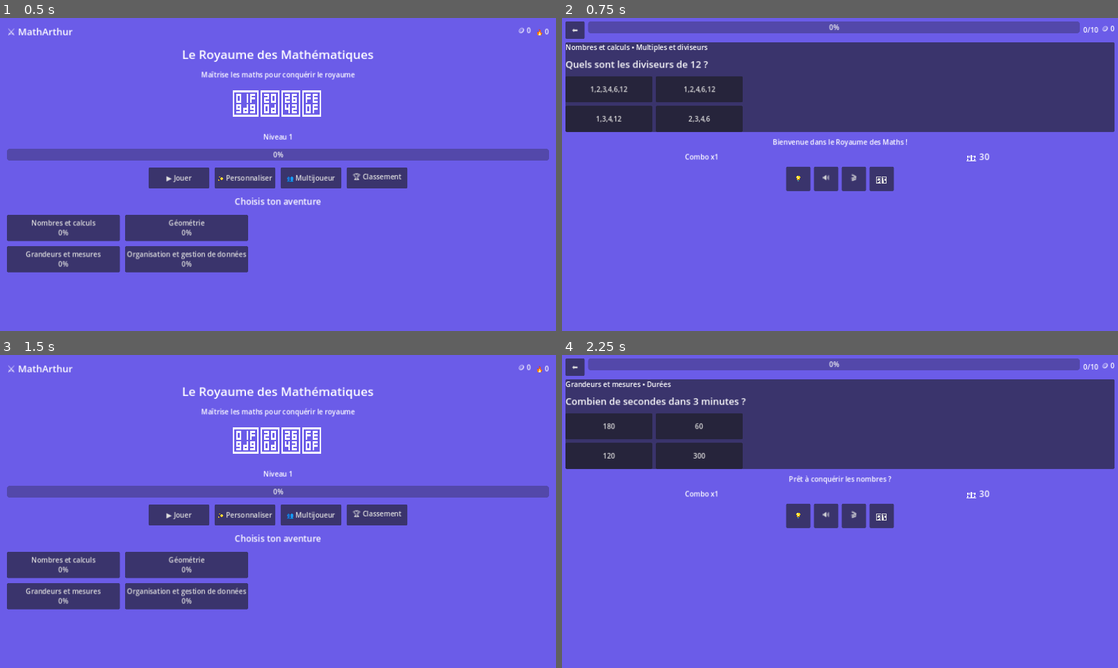
Above: before the commit, frames 1-4 (two rows, left to right).
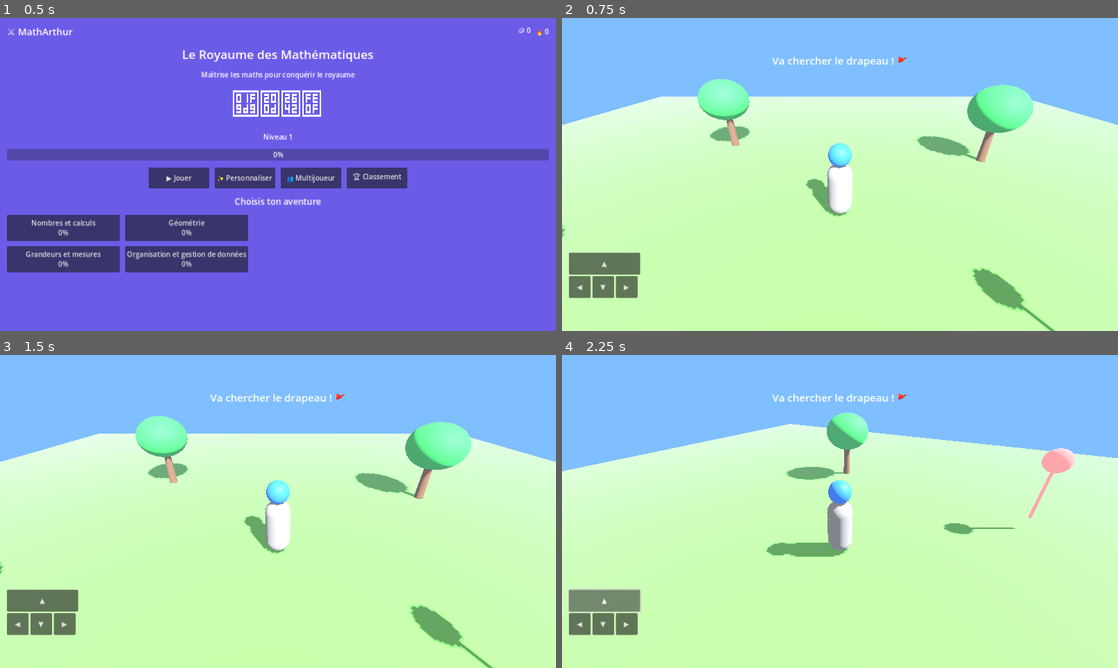
Above: after the commit, the same moments.

Repository: MonsieurHage/matharthur
Game: Godot game, scene res://scenes/MainMenu.tscn
The game is run twice, just before and just after one commit, with the same random seed, the same clock (stepped at 60 frames per second) and the same inputs.
Inputs (mouse positions are in pixels of both pictures, inside the frame that each line leads up to):
- Up to frame 1 (0.5 s): no input
- Up to frame 2 (0.75 s): click "▶️ Jouer" at 0.5 s
- Up to frame 3 (1.5 s): click (11, 367) at 1.25 s, where only the run before the commit has a clickable "⬅️"
- Up to frame 4 (2.25 s): click (606, 599) at 2 s, where only the run after the commit has a clickable "▲"

Frame 1 is identical in both runs. In frame 2, 100% of the frame differs, in the area x 0-100%, y 0-100%; in frame 3, 100%; in frame 4, 100%.
Error after the commit: Invalid access to property or key 'button_down' on a base object of type 'null instance'. (res://scripts/ui/Mission.gd:67)

Commit message:
feat: mission 3D Roblox-like (drapeau), UI jolie, boutons nommes, reponses melangees

Diff:
--- /dev/null
+++ b/scenes/Mission.tscn
@@ -0,0 +1,405 @@
+[gd_scene load_steps=4 format=3]
+
+[ext_resource type="Script" path="res://scripts/ui/Mission.gd" id="1"]
+
+[sub_resource type="StyleBoxFlat" id="StyleBox_Card"]
+bg_color = Color(1, 1, 1, 0.95)
+corner_radius_top_left = 16
+corner_radius_top_right = 16
+corner_radius_bottom_left = 16
+corner_radius_bottom_right = 16
+shadow_color = Color(0, 0, 0, 0.2)
+shadow_size = 8
+
+[sub_resource type="Environment" id="Environment_1"]
+background_mode = 1
+background_color = Color(0.5, 0.75, 1.0, 1)
+ambient_light_source = 2
+ambient_light_color = Color(1, 1, 1, 1)
+ambient_light_energy = 0.8
+fog_enabled = true
+fog_light_color = Color(0.7, 0.85, 1.0, 1)
+fog_density = 0.01
+
+[sub_resource type="StandardMaterial3D" id="Mat_Ground"]
+albedo_color = Color(0.4, 0.7, 0.3, 1)
+roughness = 0.9
+
+[sub_resource type="PlaneMesh" id="PlaneMesh_1"]
+size = Vector2(40, 40)
+material = SubResource("Mat_Ground")
+
+[sub_resource type="BoxShape3D" id="BoxShape_Ground"]
+size = Vector3(40, 0.1, 40)
+
+[sub_resource type="CapsuleMesh" id="CapsuleMesh_1"]
+radius = 0.4
+height = 1.8
+
+[sub_resource type="CapsuleShape3D" id="CapsuleShape_1"]
+radius = 0.4
+height = 1.8
+
+[sub_resource type="StandardMaterial3D" id="Mat_Flag"]
+albedo_color = Color(1, 0.2, 0.2, 1)
+emission_enabled = true
+emission = Color(1, 0.3, 0.3, 1)
+emission_energy_multiplier = 2.0
+
+[sub_resource type="CylinderMesh" id="CylinderMesh_Flag"]
+top_radius = 0.05
+bottom_radius = 0.05
+height = 2.0
+material = SubResource("Mat_Flag")
+
+[sub_resource type="SphereMesh" id="SphereMesh_Flag"]
+radius = 0.4
+height = 0.8
+material = SubResource("Mat_Flag")
+
+[sub_resource type="StandardMaterial3D" id="Mat_Head"]
+albedo_color = Color(0.2, 0.5, 1.0, 1)
+roughness = 0.5
+
+[sub_resource type="StandardMaterial3D" id="Mat_Leaves"]
+albedo_color = Color(0.2, 0.7, 0.3, 1)
+roughness = 0.7
+
+[sub_resource type="SphereMesh" id="SphereMesh_Leaves"]
+radius = 1.2
+height = 2.0
+material = SubResource("Mat_Leaves")
+
+[sub_resource type="StandardMaterial3D" id="Mat_Trunk"]
+albedo_color = Color(0.45, 0.3, 0.15, 1)
+roughness = 0.9
+
+[sub_resource type="CylinderMesh" id="CylinderMesh_Trunk"]
+top_radius = 0.15
+bottom_radius = 0.2
+height = 2.0
+material = SubResource("Mat_Trunk")
+
+[sub_resource type="SphereMesh" id="SphereMesh_Head"]
+radius = 0.35
+height = 0.7
+material = SubResource("Mat_Head")
+
+[node name="Mission" type="Node3D"]
+script = ExtResource("1")
+
+[node name="WorldEnvironment" type="WorldEnvironment" parent="."]
+environment = SubResource("Environment_1")
+
+[node name="Sun" type="DirectionalLight3D" parent="."]
+transform = Transform3D(0.866, -0.354, 0.354, 0, 0.707, 0.707, -0.5, -0.612, 0.612, 0, 10, 0)
+light_energy = 1.3
+shadow_enabled = true
+
+[node name="World" type="Node3D" parent="."]
+
+[node name="Trees" type="Node3D" parent="World"]
+
+[node name="Tree1" type="Node3D" parent="World/Trees"]
+transform = Transform3D(1, 0, 0, 0, 1, 0, 0, 0, 1, -6, 0, -6)
+
+[node name="Trunk1" type="MeshInstance3D" parent="World/Trees/Tree1"]
+transform = Transform3D(1, 0, 0, 0, 1, 0, 0, 0, 1, 0, 1, 0)
+mesh = SubResource("CylinderMesh_Trunk")
+
+[node name="Leaves1" type="MeshInstance3D" parent="World/Trees/Tree1"]
+transform = Transform3D(1, 0, 0, 0, 1, 0, 0, 0, 1, 0, 2.5, 0)
+mesh = SubResource("SphereMesh_Leaves")
+
+[node name="Tree2" type="Node3D" parent="World/Trees"]
+transform = Transform3D(1, 0, 0, 0, 1, 0, 0, 0, 1, 7, 0, -4)
+
+[node name="Trunk2" type="MeshInstance3D" parent="World/Trees/Tree2"]
+transform = Transform3D(1, 0, 0, 0, 1, 0, 0, 0, 1, 0, 1, 0)
+mesh = SubResource("CylinderMesh_Trunk")
+
+[node name="Leaves2" type="MeshInstance3D" parent="World/Trees/Tree2"]
+transform = Transform3D(1, 0, 0, 0, 1, 0, 0, 0, 1, 0, 2.5, 0)
+mesh = SubResource("SphereMesh_Leaves")
+
+[node name="Tree3" type="Node3D" parent="World/Trees"]
+transform = Transform3D(1, 0, 0, 0, 1, 0, 0, 0, 1, -8, 0, 4)
+
+[node name="Trunk3" type="MeshInstance3D" parent="World/Trees/Tree3"]
+transform = Transform3D(1, 0, 0, 0, 1, 0, 0, 0, 1, 0, 1, 0)
+mesh = SubResource("CylinderMesh_Trunk")
+
+[node name="Leaves3" type="MeshInstance3D" parent="World/Trees/Tree3"]
+transform = Transform3D(1, 0, 0, 0, 1, 0, 0, 0, 1, 0, 2.5, 0)
+mesh = SubResource("SphereMesh_Leaves")
+
+[node name="Ground" type="StaticBody3D" parent="World"]
+
+[node name="Mesh" type="MeshInstance3D" parent="World/Ground"]
+mesh = SubResource("PlaneMesh_1")
+
+[node name="Collision" type="CollisionShape3D" parent="World/Ground"]
+shape = SubResource("BoxShape_Ground")
+
+[node name="Player" type="CharacterBody3D" parent="World"]
+transform = Transform3D(1, 0, 0, 0, 1, 0, 0, 0, 1, 0, 1, 0)
+
+[node name="Body" type="MeshInstance3D" parent="World/Player"]
+mesh = SubResource("CapsuleMesh_1")
+
+[node name="Head" type="MeshInstance3D" parent="World/Player"]
+transform = Transform3D(1, 0, 0, 0, 1, 0, 0, 0, 1, 0, 1.2, 0)
+mesh = SubResource("SphereMesh_Head")
+
+[node name="Collision" type="CollisionShape3D" parent="World/Player"]
+shape = SubResource("CapsuleShape_1")
+
+[node name="Camera3D" type="Camera3D" parent="World/Player"]
+transform = Transform3D(1, 0, 0, 0, 0.866, 0.5, 0, -0.5, 0.866, 0, 4, 6)
+fov = 70.0
+
+[node name="Flag" type="Area3D" parent="World"]
+transform = Transform3D(1, 0, 0, 0, 1, 0, 0, 0, 1, 5, 0.5, 5)
+
+[node name="Pole" type="MeshInstance3D" parent="World/Flag"]
+transform = Transform3D(1, 0, 0, 0, 1, 0, 0, 0, 1, 0, 1, 0)
+mesh = SubResource("CylinderMesh_Flag")
+
+[node name="Top" type="MeshInstance3D" parent="World/Flag"]
+transform = Transform3D(1, 0, 0, 0, 1, 0, 0, 0, 1, 0, 2.2, 0)
+mesh = SubResource("SphereMesh_Flag")
+
+[node name="Collision" type="CollisionShape3D" parent="World/Flag"]
+transform = Transform3D(1, 0, 0, 0, 1, 0, 0, 0, 1, 0, 1, 0)
+shape = SubResource("CapsuleShape_1")
+
+[node name="UI" type="CanvasLayer" parent="."]
+
+[node name="Controls" type="VBoxContainer" parent="UI"]
+anchors_preset = 2
+anchor_top = 1.0
+anchor_bottom = 1.0
+offset_left = 16.0
+offset_top = -180.0
+offset_right = 180.0
+offset_bottom = -16.0
+theme_override_constants/separation = 4
+
+[node name="Up" type="Button" parent="UI/Controls"]
+layout_mode = 2
+text = "▲"
+custom_minimum_size = Vector2(50, 50)
+
+[node name="Mid" type="HBoxContainer" parent="UI/Controls"]
+layout_mode = 2
+theme_override_constants/separation = 4
+
+[node name="Left" type="Button" parent="UI/Controls/Mid"]
+layout_mode = 2
+text = "◀"
+custom_minimum_size = Vector2(50, 50)
+
+[node name="Down" type="Button" parent="UI/Controls/Mid"]
+layout_mode = 2
+text = "▼"
+custom_minimum_size = Vector2(50, 50)
+
+[node name="Right" type="Button" parent="UI/Controls/Mid"]
+layout_mode = 2
+text = "▶"
+custom_minimum_size = Vector2(50, 50)
+
+[node name="MissionLabel" type="Label" parent="UI"]
+anchors_preset = 5
+anchor_left = 0.5
+anchor_right = 0.5
+offset_left = -200.0
+offset_top = 80.0
+offset_right = 200.0
+offset_bottom = 120.0
+text = "Va chercher le drapeau ! 🚩"
+horizontal_alignment = 1
+theme_override_font_sizes/font_size = 24
+
+[node name="Root" type="MarginContainer" parent="UI"]
+visible = false
+anchors_preset = 15
+anchor_right = 1.0
+anchor_bottom = 1.0
+offset_left = 8.0
+offset_top = 8.0
+offset_right = -8.0
+offset_bottom = -8.0
+
+[node name="VBox" type="VBoxContainer" parent="UI/Root"]
+layout_mode = 2
+theme_override_constants/separation = 8
+
+[node name="TopBar" type="HBoxContainer" parent="UI/Root/VBox"]
+layout_mode = 2
+theme_override_constants/separation = 8
+
+[node name="BackBtn" type="Button" parent="UI/Root/VBox/TopBar"]
+layout_mode = 2
+text = "⬅️ Menu"
+custom_minimum_size = Vector2(90, 40)
+
+[node name="ProgressWrap" type="HBoxContainer" parent="UI/Root/VBox/TopBar"]
+layout_mode = 2
+size_flags_horizontal = 3
+theme_override_constants/separation = 8
+
+[node name="ProgressBar" type="ProgressBar" parent="UI/Root/VBox/TopBar/ProgressWrap"]
+layout_mode = 2
+size_flags_horizontal = 3
+max_value = 10.0
+value = 0.0
+
+[node name="ProgressText" type="Label" parent="UI/Root/VBox/TopBar/ProgressWrap"]
+layout_mode = 2
+text = "0/10"
+
+[node name="Wallet" type="Label" parent="UI/Root/VBox/TopBar"]
+layout_mode = 2
+text = "🪙 0"
+
+[node name="Scroll" type="ScrollContainer" parent="UI/Root/VBox"]
+layout_mode = 2
+size_flags_vertical = 3
+
+[node name="Content" type="VBoxContainer" parent="UI/Root/VBox/Scroll"]
+layout_mode = 2
+size_flags_horizontal = 3
+theme_override_constants/separation = 12
+
+[node name="QuestionCard" type="PanelContainer" parent="UI/Root/VBox/Scroll/Content"]
+layout_mode = 2
+theme_override_styles/panel = SubResource("StyleBox_Card")
+
+[node name="VBox" type="VBoxContainer" parent="UI/Root/VBox/Scroll/Content/QuestionCard"]
+layout_mode = 2
+theme_override_constants/separation = 12
+
+[node name="DomainTag" type="Label" parent="UI/Root/VBox/Scroll/Content/QuestionCard/VBox"]
+layout_mode = 2
+text = "Nombres"
+
+[node name="QuestionText" type="Label" parent="UI/Root/VBox/Scroll/Content/QuestionCard/VBox"]
+layout_mode = 2
+text = "..."
+theme_override_font_sizes/font_size = 22
+autowrap_mode = 2
+
+[node name="Answers" type="GridContainer" parent="UI/Root/VBox/Scroll/Content/QuestionCard/VBox"]
+layout_mode = 2
+columns = 2
+theme_override_constants/h_separation = 8
+theme_override_constants/v_separation = 8
+
+[node name="HintArea" type="Label" parent="UI/Root/VBox/Scroll/Content/QuestionCard/VBox"]
+layout_mode = 2
+text = ""
+visible = false
+autowrap_mode = 2
+
+[node name="SidePanel" type="VBoxContainer" parent="UI/Root/VBox/Scroll/Content"]
+layout_mode = 2
+theme_override_constants/separation = 8
+
+[node name="Encouragement" type="Label" parent="UI/Root/VBox/Scroll/Content/SidePanel"]
+layout_mode = 2
+text = "Tu peux le faire ! 💪"
+horizontal_alignment = 1
+autowrap_mode = 2
+
+[node name="Row" type="HBoxContainer" parent="UI/Root/VBox/Scroll/Content/SidePanel"]
+layout_mode = 2
+theme_override_constants/separation = 8
+
+[node name="Combo" type="Label" parent="UI/Root/VBox/Scroll/Content/SidePanel/Row"]
+layout_mode = 2
+size_flags_horizontal = 3
+text = "Combo x1"
+horizontal_alignment = 1
+
+[node name="Timer" type="Label" parent="UI/Root/VBox/Scroll/Content/SidePanel/Row"]
+layout_mode = 2
+size_flags_horizontal = 3
+text = "⏱️ 30"
+horizontal_alignment = 1
+theme_override_font_sizes/font_size = 20
+
+[node name="Helpers" type="HFlowContainer" parent="UI/Root/VBox/Scroll/Content/SidePanel"]
+layout_mode = 2
+alignment = 1
+theme_override_constants/h_separation = 8
+theme_override_constants/v_separation = 8
+
+[node name="HintBtn" type="Button" parent="UI/Root/VBox/Scroll/Content/SidePanel/Helpers"]
+layout_mode = 2
+text = "💡 Indice"
+custom_minimum_size = Vector2(100, 44)
+
+[node name="ExplainBtn" type="Button" parent="UI/Root/VBox/Scroll/Content/SidePanel/Helpers"]
+layout_mode = 2
+text = "🔊 Explication"
+custom_minimum_size = Vector2(120, 44)
+
+[node name="VideoBtn" type="Button" parent="UI/Root/VBox/Scroll/Content/SidePanel/Helpers"]
+layout_mode = 2
+text = "🎬 Vidéo"
+custom_minimum_size = Vector2(90, 44)
+
+[node name="SkipBtn" type="Button" parent="UI/Root/VBox/Scroll/Content/SidePanel/Helpers"]
+layout_mode = 2
+text = "⏭️ Passer"
+custom_minimum_size = Vector2(90, 44)
+
+[node name="Feedback" type="PanelContainer" parent="UI"]
+visible = false
+anchors_preset = 8
+anchor_left = 0.5
+anchor_top = 0.5
+anchor_right = 0.5
+anchor_bottom = 0.5
+offset_left = -260.0
+offset_top = -160.0
+offset_right = 260.0
+offset_bottom = 160.0
+
+[node name="VBox" type="VBoxContainer" parent="UI/Feedback"]
+layout_mode = 2
+alignment = 1
+theme_override_constants/separation = 12
+
+[node name="Emoji" type="Label" parent="UI/Feedback/VBox"]
+layout_mode = 2
+text = "✅"
+horizontal_alignment = 1
+theme_override_font_sizes/font_size = 48
+
+[node name="Text" type="Label" parent="UI/Feedback/VBox"]
+layout_mode = 2
+text = "Bravo !"
+horizontal_alignment = 1
+theme_override_font_sizes/font_size = 22
+
+[node name="Reward" type="Label" parent="UI/Feedback/VBox"]
+layout_mode = 2
+text = ""
+horizontal_alignment = 1
+
+[node name="Actions" type="HBoxContainer" parent="UI/Feedback/VBox"]
+layout_mode = 2
+alignment = 1
+theme_override_constants/separation = 12
+
+[node name="NextBtn" type="Button" parent="UI/Feedback/VBox/Actions"]
+layout_mode = 2
+text = "Suivant ➡️"
+custom_minimum_size = Vector2(120, 44)
+
+[node name="ExplainAfterBtn" type="Button" parent="UI/Feedback/VBox/Actions"]
+layout_mode = 2
+text = "📖 Explication"
+custom_minimum_size = Vector2(140, 44)
--- a/scripts/ui/MainMenu.gd
+++ b/scripts/ui/MainMenu.gd
@@ -52,7 +52,7 @@
 
 func _start_domain(domain: String):
 	GameState.state["currentDomain"] = domain
-	get_tree().change_scene_to_file("res://scenes/Game.tscn")
+	get_tree().change_scene_to_file("res://scenes/Mission.tscn")
 
 func _on_play():
 	var d = Adaptive.weakest_domain()
--- /dev/null
+++ b/scripts/ui/Mission.gd
@@ -0,0 +1,328 @@
+# Mission.gd - Monde de jeu + questions (Roblox-like)
+extends Node3D
+
+const TOTAL_QUESTIONS = 10
+
+# --- 3D ---
+@onready var player = $World/Player
+@onready var flag = $World/Flag
+@onready var camera = $World/Player/Camera3D
+
+# --- UI ---
+@onready var question_text = $UI/Root/VBox/Scroll/Content/QuestionCard/VBox/QuestionText
+@onready var domain_tag = $UI/Root/VBox/Scroll/Content/QuestionCard/VBox/DomainTag
+@onready var answers_grid = $UI/Root/VBox/Scroll/Content/QuestionCard/VBox/Answers
+@onready var hint_area = $UI/Root/VBox/Scroll/Content/QuestionCard/VBox/HintArea
+@onready var progress_bar = $UI/Root/VBox/TopBar/ProgressWrap/ProgressBar
+@onready var progress_text = $UI/Root/VBox/TopBar/ProgressWrap/ProgressText
+@onready var wallet_label = $UI/Root/VBox/TopBar/Wallet
+@onready var encouragement_label = $UI/Root/VBox/Scroll/Content/SidePanel/Encouragement
+@onready var combo_label = $UI/Root/VBox/Scroll/Content/SidePanel/Row/Combo
+@onready var timer_label = $UI/Root/VBox/Scroll/Content/SidePanel/Row/Timer
+@onready var feedback_panel = $UI/Feedback
+@onready var feedback_emoji = $UI/Feedback/VBox/Emoji
+@onready var feedback_text = $UI/Feedback/VBox/Text
+@onready var feedback_reward = $UI/Feedback/VBox/Reward
+@onready var mission_label = $UI/MissionLabel
+@onready var question_panel = $UI/Root
+
+var domain: String = "Nombres et calculs"
+var current_question: Dictionary = {}
+var question_index: int = 0
+var correct_count: int = 0
+var excluded_ids: Array = []
+var time_left: float = 30.0
+var timer_running: bool = false
+var answered: bool = false
+var combo: int = 0
+var scaffold_level: int = 0
+var mission_active: bool = true
+var question_active: bool = false
+
+# player movement
+var speed: float = 6.0
+var velocity: Vector3 = Vector3.ZERO
+var gravity: float = 9.8
+# mobile controls state
+var mobile_input: Vector2 = Vector2.ZERO
+
+func _ready():
+	domain = GameState.state.get("currentDomain", Adaptive.weakest_domain())
+	# UI wiring
+	$UI/Root/VBox/TopBar/BackBtn.pressed.connect(_on_back)
+	var helpers = $UI/Root/VBox/Scroll/Content/SidePanel/Helpers
+	helpers.get_node("HintBtn").pressed.connect(_on_hint)
+	helpers.get_node("ExplainBtn").pressed.connect(_on_explain)
+	helpers.get_node("VideoBtn").pressed.connect(_on_video)
+	helpers.get_node("SkipBtn").pressed.connect(_on_skip)
+	$UI/Feedback/VBox/Actions/NextBtn.pressed.connect(_on_next)
+	$UI/Feedback/VBox/Actions/ExplainAfterBtn.pressed.connect(_on_explain)
+	# flag signal
+	flag.body_entered.connect(_on_flag_reached)
+	# mobile controls
+	if has_node("UI/Controls"):
+		var c = $UI/Controls
+		c.get_node("Up").button_down.connect(func(): mobile_input.y = -1)
+		c.get_node("Up").button_up.connect(func(): mobile_input.y = 0)
+		c.get_node("Down").button_down.connect(func(): mobile_input.y = 1)
+		c.get_node("Down").button_up.connect(func(): mobile_input.y = 0)
+		c.get_node("Left").button_down.connect(func(): mobile_input.x = -1)
+		c.get_node("Left").button_up.connect(func(): mobile_input.x = 0)
+		c.get_node("Right").button_down.connect(func(): mobile_input.x = 1)
+		c.get_node("Right").button_up.connect(func(): mobile_input.x = 0)
+	_update_wallet()
+	_show_mission("Va chercher le drapeau ! 🚩")
+
+func _process(delta):
+	# player movement
+	if mission_active and not question_active:
+		_handle_movement(delta)
+	# timer
+	if timer_running and not answered and question_active:
+		time_left -= delta
+		timer_label.text = "⏱️ " + str(int(ceil(time_left)))
+		if time_left <= 5:
+			timer_label.modulate = Color(1,0.3,0.3)
+		if time_left <= 0:
+			time_left = 0
+			_on_timeout()
+
+func _handle_movement(delta):
+	var input_dir = Vector2.ZERO
+	if Input.is_action_pressed("move_left"): input_dir.x -= 1
+	if Input.is_action_pressed("move_right"): input_dir.x += 1
+	if Input.is_action_pressed("move_forward"): input_dir.y -= 1
+	if Input.is_action_pressed("move_back"): input_dir.y += 1
+	input_dir += _joystick_input()
+	var cam_basis = camera.global_transform.basis
+	var forward = -cam_basis.z
+	var right = cam_basis.x
+	var move = (right * input_dir.x + forward * (-input_dir.y))
+	move.y = 0
+	if move.length() > 0.05:
+		move = move.normalized()
+		velocity.x = move.x * speed
+		velocity.z = move.z * speed
+	else:
+		velocity.x = lerp(velocity.x, 0.0, 8*delta)
+		velocity.z = lerp(velocity.z, 0.0, 8*delta)
+	if not player.is_on_floor():
+		velocity.y -= gravity * delta
+	else:
+		velocity.y = 0
+	player.velocity = velocity
+	player.move_and_slide()
+	if move.length() > 0.1:
+		player.rotation.y = lerp_angle(player.rotation.y, atan2(move.x, move.z), 10*delta)
+
+func _joystick_input() -> Vector2:
+	return mobile_input
+
+func _on_flag_reached(body):
+	if not body == player: return
+	if question_active: return
+	question_active = true
+	mission_active = false
+	_load_question()
+
+func _load_question():
+	if question_index >= TOTAL_QUESTIONS:
+		_end_game()
+		return
+	current_question = Adaptive.pick_question(domain, excluded_ids)
+	if current_question.is_empty():
+		_end_game(); return
+	excluded_ids.append(current_question["id"])
+	question_text.text = current_question["question"]
+	domain_tag.text = current_question["domain"] + " • " + current_question["skill"]
+	# shuffle answers so correct isn't always same place
+	var answers = current_question["answers"].duplicate()
+	var correct_answer = answers[current_question["correct"]]
+	var indices = range(answers.size())
+	var order = []
+	for i in range(answers.size()): order.append(i)
+	order.shuffle()
+	var shuffled = []
+	var new_correct = 0
+	for idx in order:
+		shuffled.append(answers[idx])
+		if idx == current_question["correct"]:
+			new_correct = shuffled.size() - 1
+	current_question["answers"] = shuffled
+	current_question["correct"] = new_correct
+	# build buttons
+	for c in answers_grid.get_children():
+		c.queue_free()
+	for i in range(shuffled.size()):
+		var b = Button.new()
+		b.text = str(shuffled[i])
+		b.custom_minimum_size = Vector2(0, 56)
+		b.size_flags_horizontal = 3
+		b.pressed.connect(func(): _on_answer(i, b))
+		answers_grid.add_child(b)
+	hint_area.visible = false
+	hint_area.text = ""
+	time_left = 30.0
+	timer_running = true
+	answered = false
+	scaffold_level = 0
+	progress_bar.value = question_index
+	progress_text.text = str(question_index) + "/" + str(TOTAL_QUESTIONS)
+	combo_label.text = "Combo x" + str(combo+1)
+	encouragement_label.text = Encouragement.get_message("welcome") if question_index==0 else "Tu peux le faire ! 💪"
+	Speech.speak(current_question["question"])
+	# show question panel, hide mission label
+	question_panel.visible = true
+	mission_label.visible = false
+
+func _on_answer(idx, btn):
+	if answered: return
+	answered = true
+	timer_running = false
+	var correct_idx = current_question["correct"]
+	var is_correct = (idx == correct_idx)
+	for i in range(answers_grid.get_child_count()):
+		var b = answers_grid.get_child(i)
+		if i == correct_idx:
+			b.modulate = Color(0.4,1,0.4)
+		elif i == idx and not is_correct:
+			b.modulate = Color(1,0.4,0.4)
+	GameState.record_answer(current_question["domain"], is_correct)
+	if is_correct:
+		correct_count += 1
+		combo += 1
+		var reward = current_question.get("reward", 10)
+		var bonus = combo * 2
+		Wallet.add(reward + bonus, "correct")
+		_update_wallet()
+		var res = GameState.add_xp(reward + bonus)
+		feedback_emoji.text = "✅"
+		feedback_text.text = Encouragement.get_message("correct")
+		feedback_reward.text = "+" + str(reward+bonus) + " 🪙  +" + str(reward+bonus) + " XP"
+		if combo >= 3:
+			feedback_reward.text += "\n" + Encouragement.get_message("streak", combo)
+		if res["leveled"]:
+			feedback_reward.text += "\n" + Encouragement.get_message("levelup", res["level"])
+		_spawn_confetti()
+		if GameState.state["wallet"] >= 500 and not GameState.state["unlockedMultiplayer"]:
+			GameState.state["unlockedMultiplayer"] = true
+			GameState.save()
+			_toast("👥 Multijoueur débloqué !", "gold")
+	else:
+		combo = 0
+		feedback_emoji.text = "❌"
+		feedback_text.text = Encouragement.get_message("wrong")
+		feedback_reward.text = "0 🪙"
+		scaffold_level = min(2, scaffold_level+1)
+	GameState.save()
+	feedback_panel.visible = true
+
+func _on_timeout():
+	if answered: return
+	answered = true
+	timer_running = false
+	GameState.record_answer(current_question["domain"], false)
+	combo = 0
+	feedback_emoji.text = "⏰"
+	feedback_text.text = "Temps écoulé !"
+	feedback_reward.text = "0 🪙"
+	for i in range(answers_grid.get_child_count()):
+		var b = answers_grid.get_child(i)
+		if i == current_question["correct"]:
+			b.modulate = Color(0.4,1,0.4)
+	feedback_panel.visible = true
+
+func _on_hint():
+	if answered: return
+	scaffold_level = min(2, scaffold_level+1)
+	var h = Adaptive.scaffold(current_question, scaffold_level)
+	if h != "":
+		hint_area.text = h
+		hint_area.visible = true
+		Speech.speak(h)
+	_toast("Indice utilisé", "")
+	Wallet.spend(2)
+
+func _on_explain():
+	var exp = current_question.get("explanation","")
+	Speech.speak(exp)
+	_toast("🔊 " + exp, "")
+
+func _on_video():
+	var url = current_question.get("videoUrl", "")
+	if url == null or url == "":
+		url = "https://www.youtube.com/results?search_query=maths+cm2+" + current_question["skill"].replace(" ","+")
+	_toast("🎬 Ouverture de la vidéo...", "")
+	OS.shell_open(url)
+
+func _on_skip():
+	if answered: return
+	answered = true
+	timer_running = false
+	GameState.record_answer(current_question["domain"], false)
+	combo = 0
+	_next_after_question()
+
+func _on_next():
+	feedback_panel.visible = false
+	_next_after_question()
+
+func _next_after_question():
+	question_index += 1
+	question_active = false
+	mission_active = true
+	question_panel.visible = false
+	mission_label.visible = true
+	_show_mission("Trouve le prochain drapeau ! 🚩")
+	# move flag to new random position
+	_move_flag()
+
+func _move_flag():
+	var x = randf_range(-8, 8)
+	var z = randf_range(-8, 8)
+	flag.position = Vector3(x, 0.5, z)
+
+func _show_mission(text):
+	mission_label.text = text
+
+func _on_back():
+	get_tree().change_scene_to_file("res://scenes/MainMenu.tscn")
+
+func _end_game():
+	timer_running = false
+	var pct = int(float(correct_count)/TOTAL_QUESTIONS*100)
+	var msg = "Partie terminée ! Score : " + str(correct_count) + "/" + str(TOTAL_QUESTIONS) + " (" + str(pct) + "%)"
+	_toast(msg, "success")
+	var lb = GameState.state["leaderboard"]
+	lb.append({"name":GameState.state["player"]["name"],"score":correct_count,"date":Time.get_datetime_string_from_system()})
+	lb.sort_custom(func(a,b): return a["score"] > b["score"])
+	if lb.size() > 10: lb.resize(10)
+	GameState.save()
+	await get_tree().create_timer(2.0).timeout
+	get_tree().change_scene_to_file("res://scenes/MainMenu.tscn")
+
+func _update_wallet():
+	wallet_label.text = "🪙 " + str(GameState.state["wallet"])
+
+func _toast(msg, kind):
+	print("[TOAST] ", msg)
+
+func _spawn_confetti():
+	var p = CPUParticles3D.new()
+	p.amount = 60
+	p.lifetime = 1.2
+	p.explosiveness = 1.0
+	p.mesh = SphereMesh.new()
+	p.mesh.radius = 0.05
+	p.scale_amount_min = 0.5
+	p.scale_amount_max = 1.2
+	p.direction = Vector3(0,1,0)
+	p.spread = 180.0
+	p.initial_velocity_min = 3.0
+	p.initial_velocity_max = 6.0
+	p.gravity = Vector3(0,-9.8,0)
+	p.color = Color(1,0.8,0.2,1)
+	add_child(p)
+	p.emitting = true
+	await get_tree().create_timer(1.5).timeout
+	p.queue_free()
